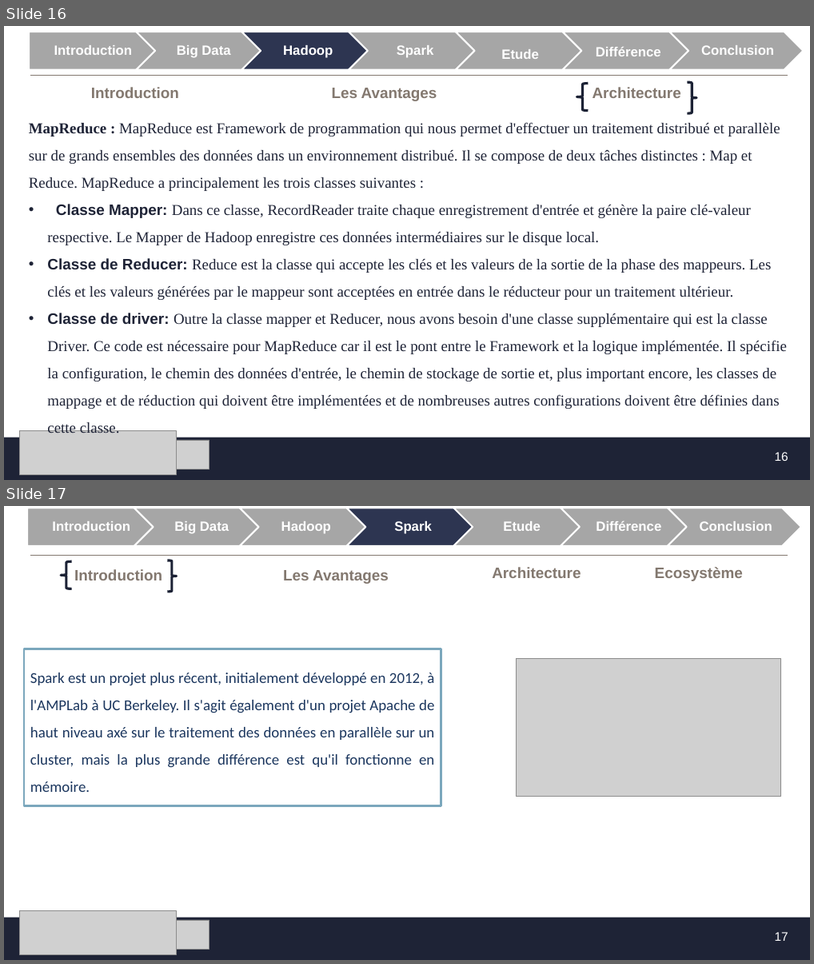
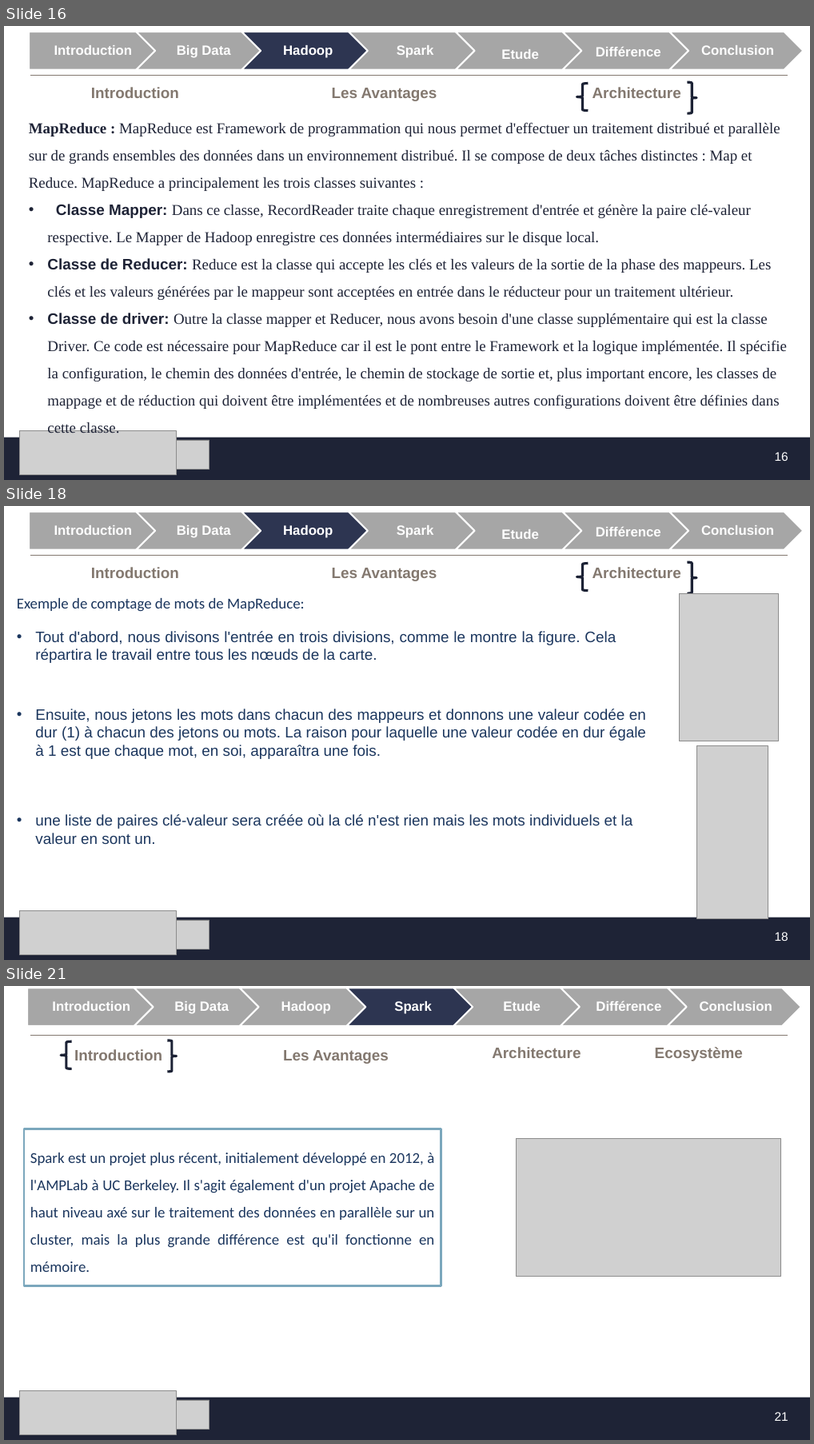
Before and after one commit to MF-13/E-Learning_Platforme, a slide deck: SFE/Présentation_SFE.pptx. Shown one above the other, each under a label of ours: slides 16 and 17 before the commit, slides 16, 18 and 21 after it; the slides between them are not shown. The pictures are 814x964 and 814x1444 pixels, drawn with LibreOffice and Linux fonts; fonts in the diff are those of the drawing; grey boxes stand for pictures; background and template pictures are left out. Boxes give left, top, right and bottom in pixels: in the first picture for what was removed or moved away, otherwise in the second. Text is boxed around its words. In the diff, an @@ line names an element or a change of style, - is before the commit and + after.

Commit message:
présentation version final

```diff
--- a/SFE/Présentation_SFE.pptx
+++ b/SFE/Présentation_SFE.pptx
@@ slide 18 added at [4, 506, 810, 960], background #FFFFFF; not listed: 4 template elements that a slide beside it also shows @@
@@ group added at [29, 512, 804, 549]: 7 texts, 6 chevrons, 1 pentagon arrow @@
+Introduction
+Big Data
+Hadoop
+Spark
+Etude
+Différence
+Conclusion
@@ title added at [91, 567, 179, 578], 18 pt, text #83786F, bold @@
+Introduction
@@ text added at [332, 568, 438, 581], 18 pt, text #83786F, bold @@
+Les Avantages
@@ left brace added at [578, 564, 589, 591], outline #1D2235 3 pt @@
@@ text added at [593, 567, 682, 578], 18 pt, text #83786F, bold @@
+Architecture
@@ right brace added at [687, 562, 697, 594], outline #1D2235 3 pt @@
@@ text added at [17, 598, 305, 612], 18 pt, text #1B365E @@
+Exemple de comptage de mots de MapReduce:
@@ picture added at [680, 593, 779, 740] @@
@@ text added at [35, 631, 616, 663], 18 pt, text #1B365E @@
+• Tout d'abord, nous divisons l'entrée en trois divisions, comme le montre la figure. Cela répartira le travail entre tous les nœuds de la carte.
@@ text added at [35, 708, 646, 759], 18 pt, text #1B365E @@
+• Ensuite, nous jetons les mots dans chacun des mappeurs et donnons une valeur codée en dur (1) à chacun des jetons ou mots. La raison pour laquelle une valeur codée en dur égale à 1 est que chaque mot, en soi, apparaîtra une fois.
@@ picture added at [698, 745, 770, 918] @@
@@ text added at [35, 814, 634, 844], 18 pt, text #1B365E @@
+• une liste de paires clé-valeur sera créée où la clé n'est rien mais les mots individuels et la valeur en sont un.
@@ picture added at [20, 911, 177, 954] @@
@@ picture added at [20, 920, 209, 949] @@
@@ page number added at [775, 932, 789, 940], 14.7 pt, text #FFFFFF @@
+18
@@ what was slide 17 is now slide 21 @@
@@ page number at [775, 1412, 789, 1420]: text changed @@
-17
+21
```
Also in this commit, not shown: 3 other slides added.
